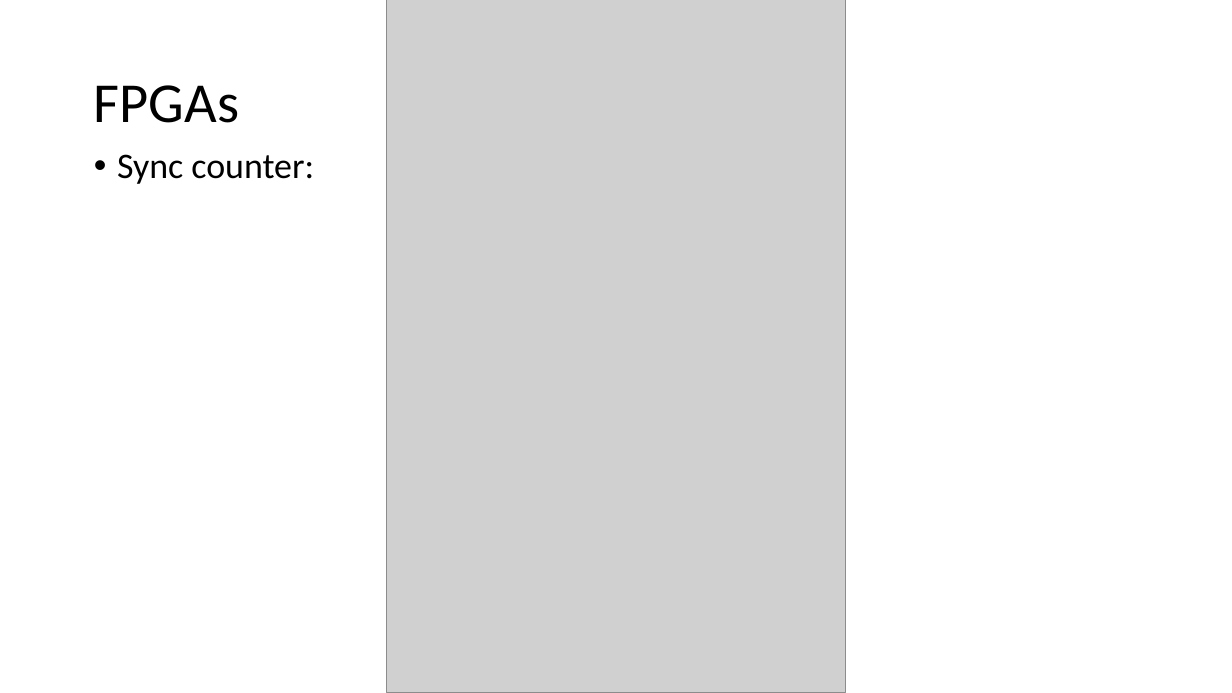
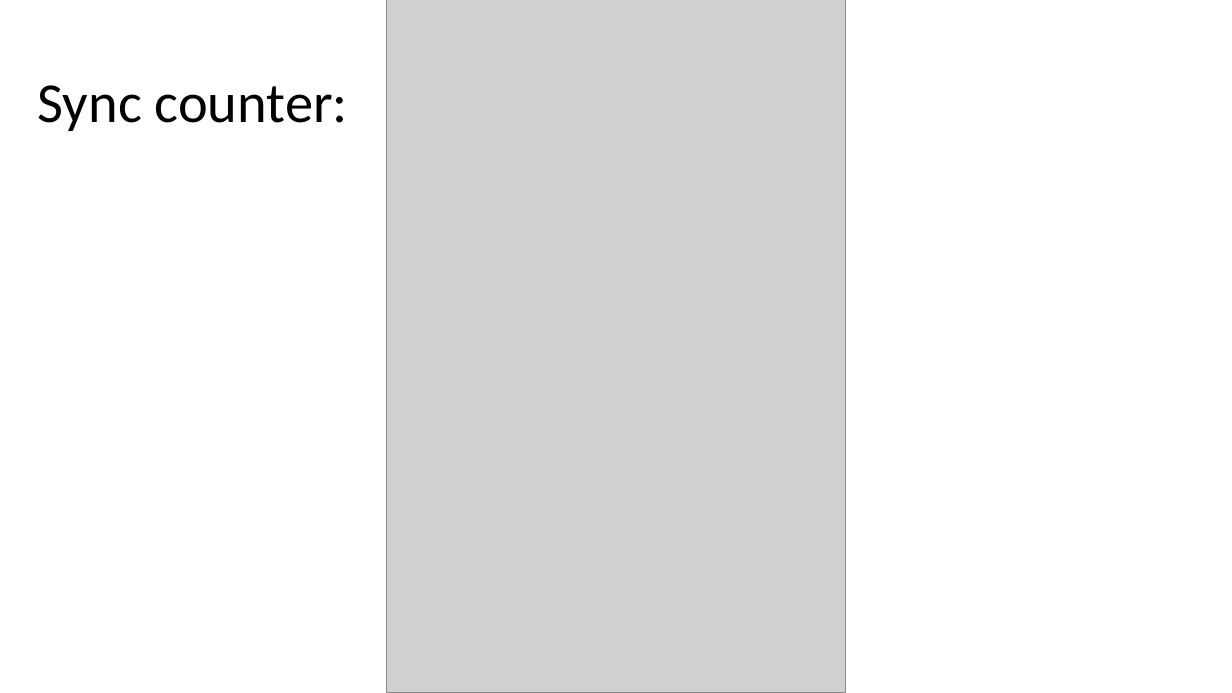
Before and after one commit to quarck/vhdl_intro, a slide deck: slide 54 of part2.pptx. Drawn at 1232x693 pixels with LibreOffice and Linux fonts; fonts in the diff are those of the drawing; grey boxes stand for pictures. Boxes give left, top, right and bottom in pixels: in the first picture for what was removed or moved away, otherwise in the second. Text is boxed around its words. In the diff, an @@ line names an element or a change of style, - is before the commit and + after.

```diff
--- a/part2.pptx
+++ b/part2.pptx
@@ title at [38, 85, 348, 131]: text changed @@
-FPGAs
+Sync counter:
@@ text removed at [117, 154, 314, 184] @@
-• Sync counter:
```
Also in this commit, not shown: 7 other slides changed, 1 slide added.
